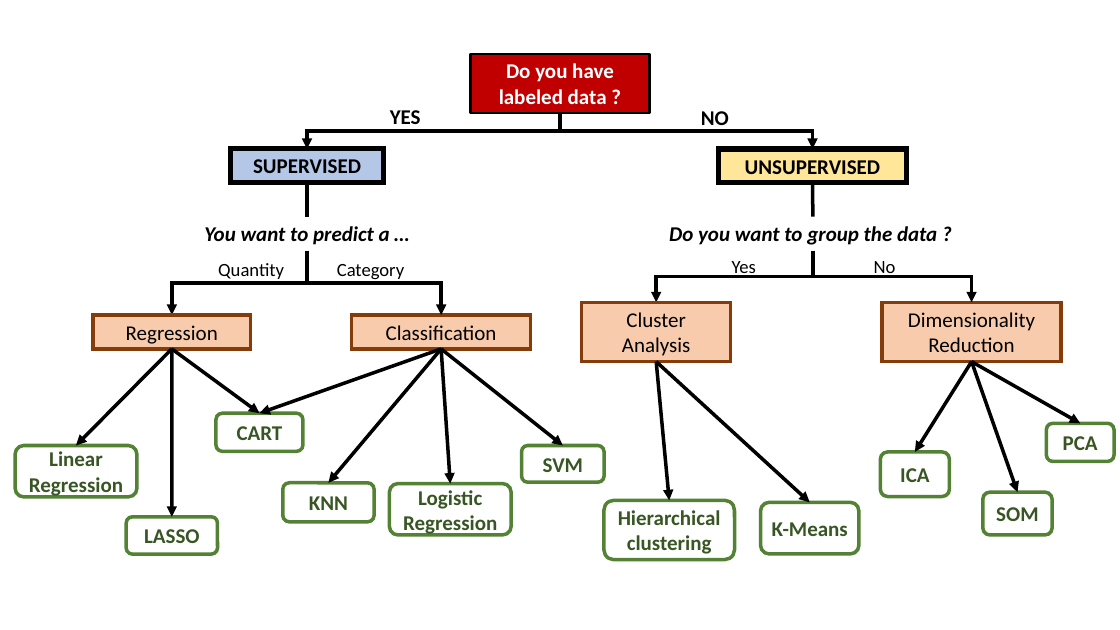
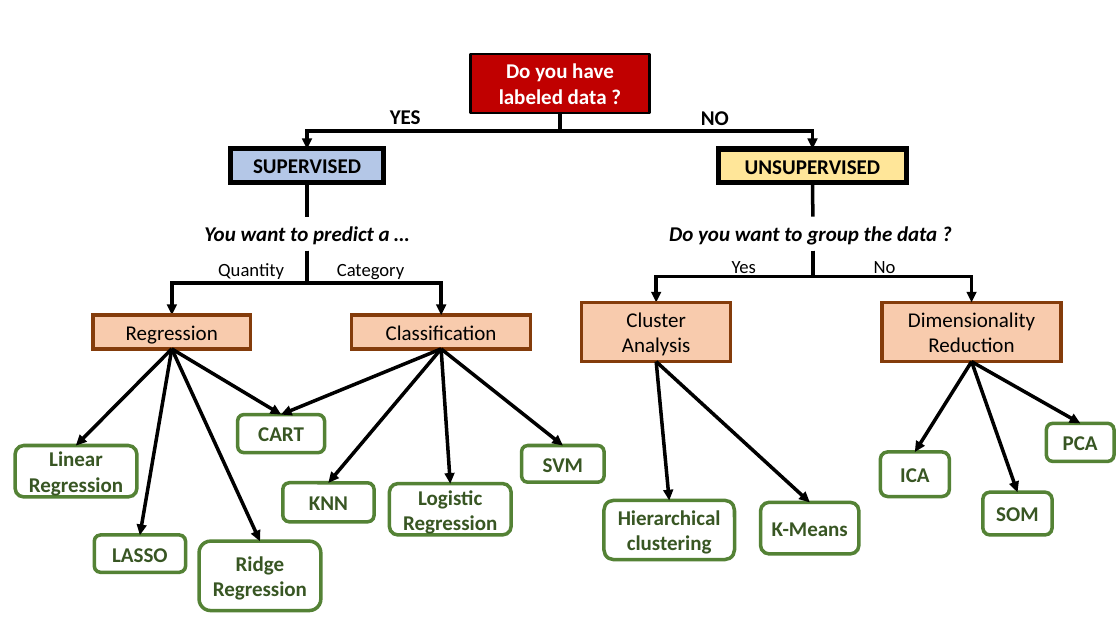
Before and after one commit to lewagon/fullstack-images, a slide deck: slide 1 of ml-week-lectures/learning_tree.pptx. Drawn at 1120x630 pixels with LibreOffice and Linux fonts; fonts in the diff are those of the drawing. Boxes give left, top, right and bottom in pixels: in the first picture for what was removed or moved away, otherwise in the second. Text is boxed around its words. In the diff, an @@ line names an element or a change of style, - is before the commit and + after.

```diff
--- a/ml-week-lectures/learning_tree.pptx
+++ b/ml-week-lectures/learning_tree.pptx
@@ arrow moved from (172, 349) - (172, 517) to (172, 349) - (140, 535) @@
@@ arrow moved from (172, 349) - (260, 413) to (172, 349) - (281, 414) @@
@@ arrow added from (172, 349) to (260, 541), #000000 3 pt @@
@@ arrow moved from (441, 349) - (260, 413) to (441, 349) - (281, 414) @@
@@ rounded rectangle "CART": place and size @@
-rounded rectangle "CART" at box(216, 413, 303, 451)
+rounded rectangle "CART" at box(238, 414, 325, 452)
@@ rounded rectangle "LASSO": place and size @@
-rounded rectangle "LASSO" at box(126, 517, 218, 555)
+rounded rectangle "LASSO" at box(94, 535, 186, 573)
@@ rounded rectangle added at box(199, 541, 321, 611), outline #548235 3 pt, 18 pt, text #385723, bold @@
+Ridge Regression
```
Also in this commit, not shown: 1 other slide changed, 9 other files.
